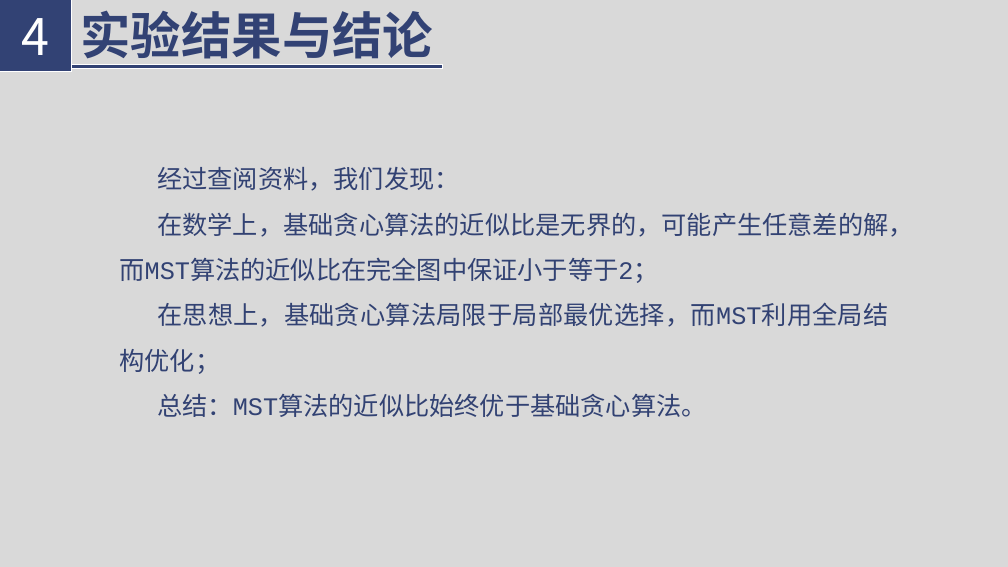
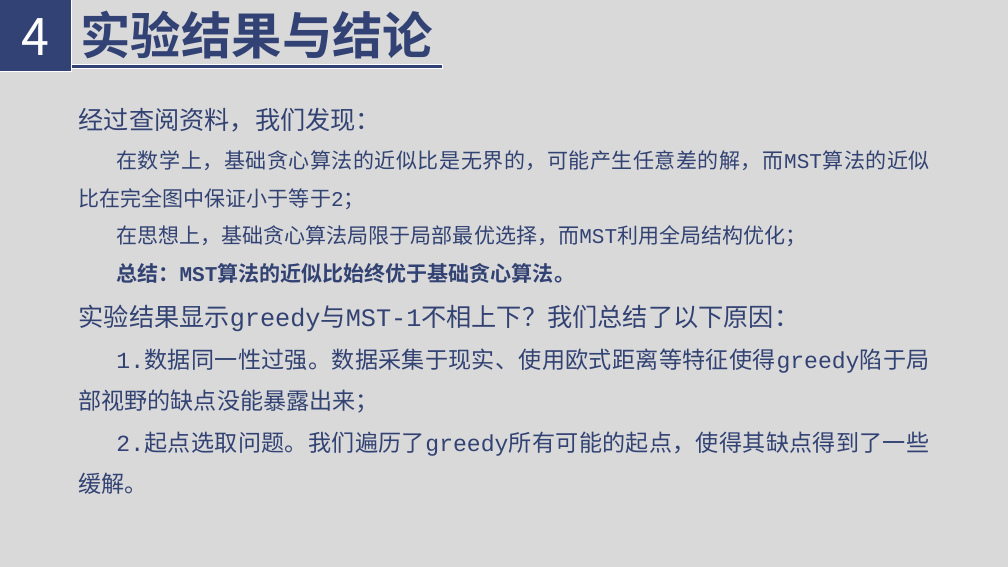
Before and after one commit to Florenz0707/AlgorithmProject, a slide deck: slide 29 of 3023244222-1-3/reports/introduction.pptx. Drawn at 1008x567 pixels with LibreOffice and Linux fonts; fonts in the diff are those of the drawing. Boxes give left, top, right and bottom in pixels: in the first picture for what was removed or moved away, otherwise in the second. Text is boxed around its words. In the diff, an @@ line names an element or a change of style, - is before the commit and + after.

```diff
--- a/3023244222-1-3/reports/introduction.pptx
+++ b/3023244222-1-3/reports/introduction.pptx
@@ text "经过查阅资料，我们发现：" moved from (x1=119, y1=167, x2=913, y2=417) to (x1=79, y1=108, x2=929, y2=494) @@
@@ text at (x1=79, y1=108, x2=929, y2=283): size 24 to 20 pt in "在数学上，基础贪心算法的近似比是无界的，可能产生任意差的解，而MST算法的近似比在完全图中保证小于等于2；", "在思想上，基础贪心算法局限于局部最优选择，而MST利用全局结构优化；", "总结：MST算法的近似比始终优于基础贪心算法。"; bold on in "总结：MST算法的近似比始终优于基础贪心算法。"; indent changed @@
@@ text at (x1=79, y1=305, x2=929, y2=494): paragraphs added @@
+实验结果显示greedy与MST-1不相上下？我们总结了以下原因：
+1.数据同一性过强。数据采集于现实、使用欧式距离等特征使得greedy陷于局部视野的缺点没能暴露出来；
+2.起点选取问题。我们遍历了greedy所有可能的起点，使得其缺点得到了一些缓解。
```
Also in this commit, not shown: 2 other slides changed, 1 slide removed, 1 other file.
